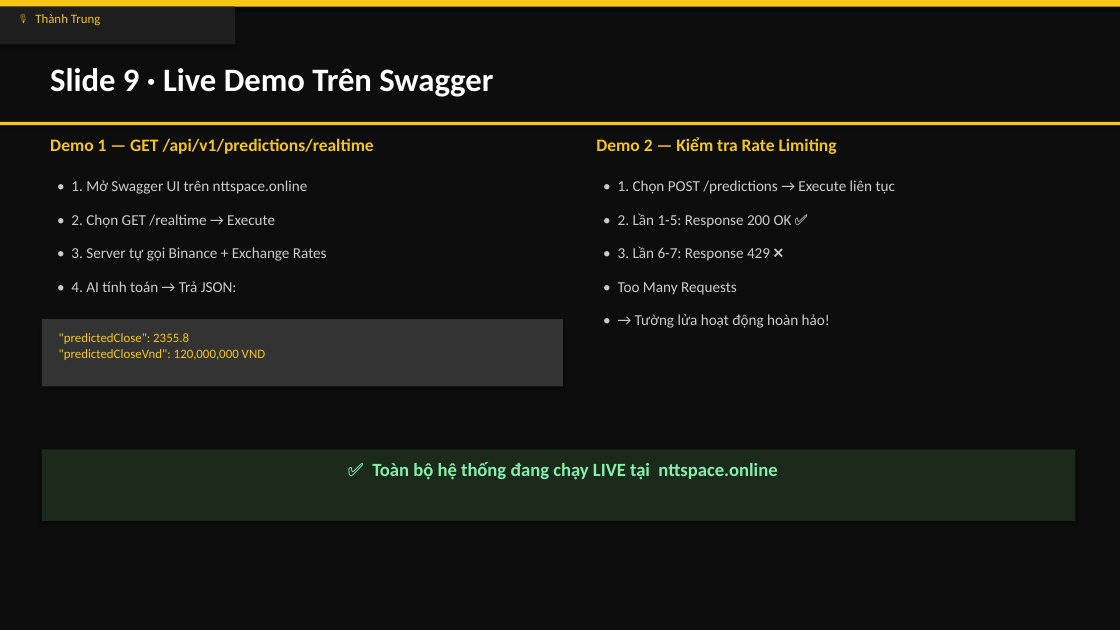
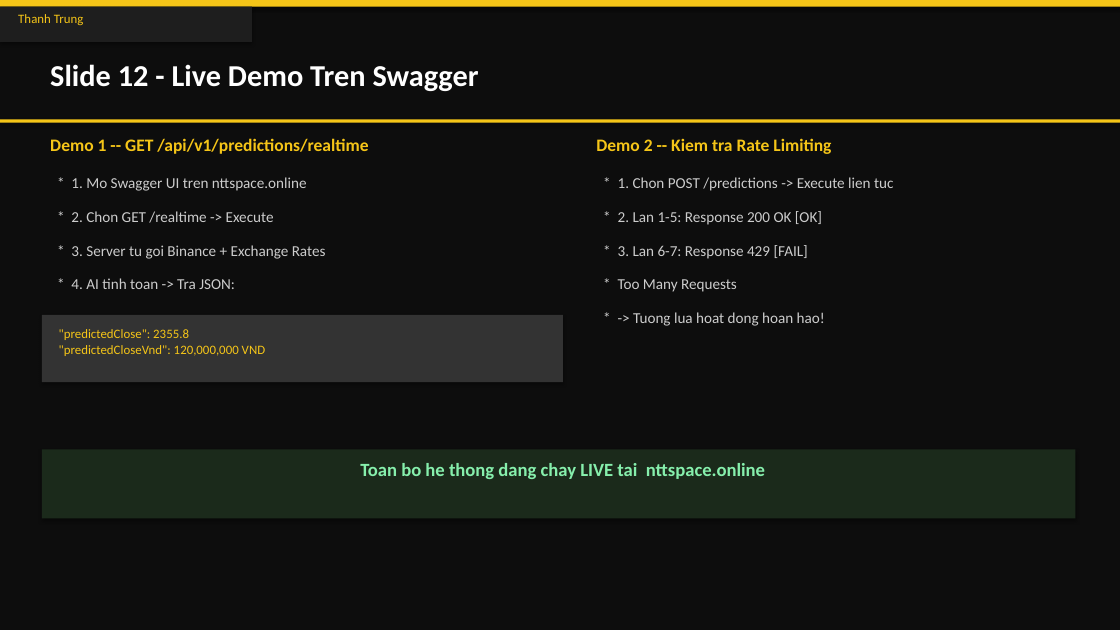
Before and after one commit to ThanhTrunggDEV/Group3, a slide deck: slide 13 of X-AURUM_Presentation.pptx (slide 10 before the commit). Drawn at 1120x630 pixels with LibreOffice and Linux fonts; fonts in the diff are those of the drawing. Boxes give left, top, right and bottom in pixels: in the first picture for what was removed or moved away, otherwise in the second. Text is boxed around its words. In the diff, an @@ line names an element or a change of style, - is before the commit and + after.

```diff
--- a/X-AURUM_Presentation.pptx
+++ b/X-AURUM_Presentation.pptx
@@ rectangle: place and size @@
-rectangle at (0, 7, 235, 45)
+rectangle at (0, 7, 252, 42)
@@ text at (18, 14, 83, 25): text changed @@
-🎙 Thành Trung
+Thanh Trung
@@ text at (50, 64, 479, 91): text changed; size 28 to 26 pt @@
-Slide 9 · Live Demo Trên Swagger
+Slide 12 - Live Demo Tren Swagger
@@ text at (50, 138, 368, 154): text changed @@
-Demo 1 — GET /api/v1/predictions/realtime
+Demo 1 -- GET /api/v1/predictions/realtime
@@ text at (596, 138, 831, 154): text changed @@
-Demo 2 — Kiểm tra Rate Limiting
+Demo 2 -- Kiem tra Rate Limiting
@@ text at (71, 177, 307, 191): text changed @@
-• 1. Mở Swagger UI trên nttspace.online
+* 1. Mo Swagger UI tren nttspace.online
@@ text at (618, 177, 893, 191): text changed @@
-• 1. Chọn POST /predictions → Execute liên tục
+* 1. Chon POST /predictions -> Execute lien tuc
@@ text at (71, 211, 274, 223): text changed @@
-• 2. Chọn GET /realtime → Execute
+* 2. Chon GET /realtime -> Execute
@@ text at (618, 211, 822, 225): text changed @@
-• 2. Lần 1-5: Response 200 OK ✅
+* 2. Lan 1-5: Response 200 OK [OK]
@@ text at (71, 245, 326, 259): text changed @@
-• 3. Server tự gọi Binance + Exchange Rates
+* 3. Server tu goi Binance + Exchange Rates
@@ text at (618, 245, 808, 259): text changed @@
-• 3. Lần 6-7: Response 429 ❌
+* 3. Lan 6-7: Response 429 [FAIL]
@@ text at (71, 278, 235, 289): text changed @@
-• 4. AI tính toán → Trả JSON:
+* 4. AI tinh toan -> Tra JSON:
@@ text at (618, 279, 737, 292): text changed @@
-• Too Many Requests
+* Too Many Requests
@@ rectangle: place and size @@
-rectangle at (42, 319, 563, 386)
+rectangle at (42, 315, 563, 382)
@@ text ""predictedClose": 2355.8 "predictedCloseVnd": 120,000,000 VN ...": place and size @@
-text ""predictedClose": 2355.8 "predictedCloseVnd": 120,000,000 VN ..." at (59, 333, 265, 360)
+text ""predictedClose": 2355.8 "predictedCloseVnd": 120,000,000 VN ..." at (59, 329, 265, 356)
@@ text at (633, 312, 825, 326): text changed @@
-• → Tường lửa hoạt động hoàn hảo!
+* -> Tuong lua hoat dong hoan hao!
@@ text at (360, 463, 765, 479): text changed @@
-✅ Toàn bộ hệ thống đang chạy LIVE tại nttspace.online
+Toan bo he thong dang chay LIVE tai nttspace.online
```
Also in this commit, not shown: 5 other slides changed, 8 slides added, 8 slides removed, 1 other file.
